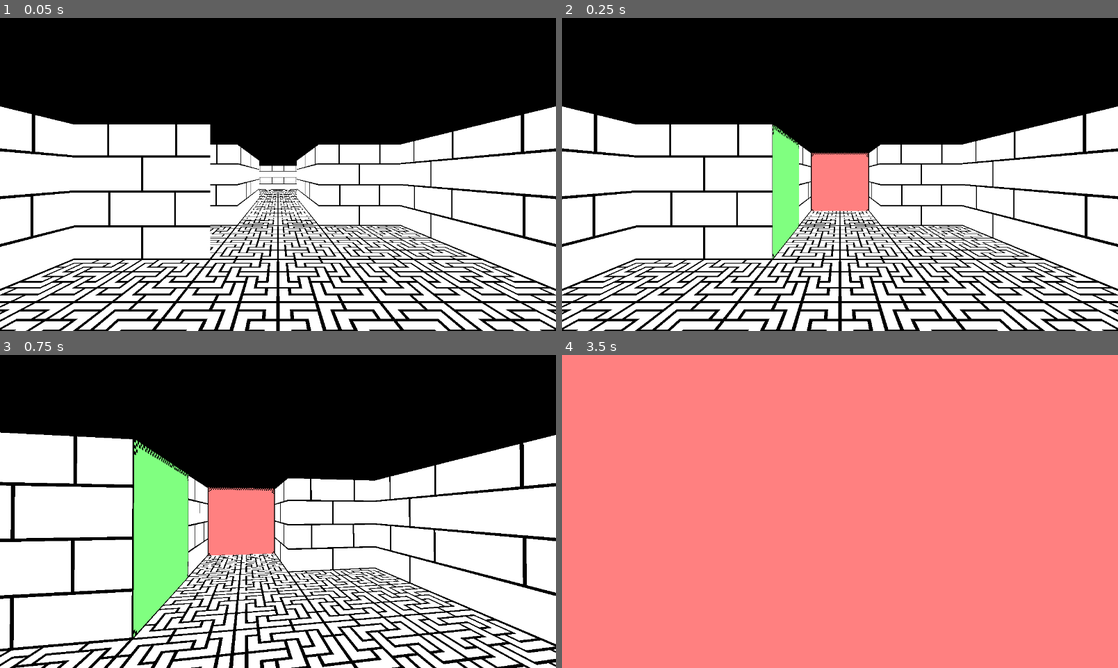
Above: before the commit, frames 1-4 (two rows, left to right).
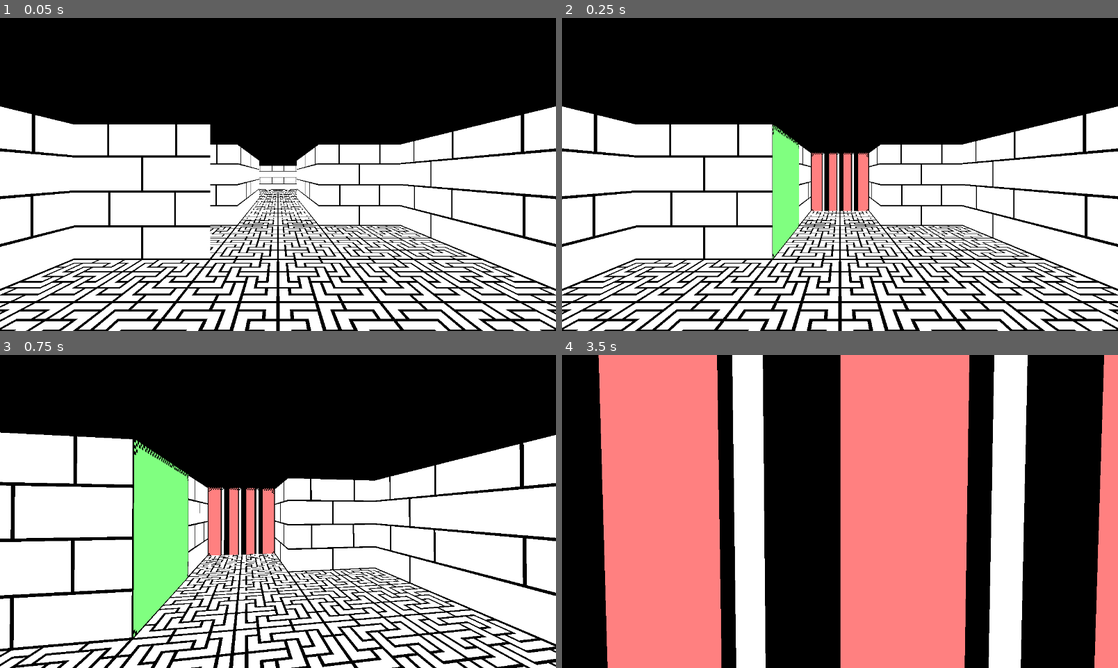
Above: after the commit, the same moments.

Repository: Juksuu/FGJ2026
Game: Godot game, scene res://scenes/juksu_testing.tscn
Same seed, same stepped clock (60 frames per second), same inputs: the game is played once before the commit and once after it.
Inputs (mouse positions are in pixels of both pictures, inside the frame that each line leads up to):
- Up to frame 1 (0.05 s): no input
- Up to frame 2 (0.25 s): no input
- Up to frame 3 (0.75 s): tap Enter at 0.5 s; move the mouse to (305, 511) at 0.52 s; hold W (move_forward) from 0.53 s (still down); right-click (305, 511) at 0.6 s
- Up to frame 4 (3.5 s): keep holding W (move_forward); click (867, 511) at 0.8 s; move the mouse to (812, 511) at 1.27 s; click (812, 511) at 1.35 s; right-click (812, 511) at 1.55 s; move the mouse to (851, 505) at 2.02 s; hold Mouse wheel down (inv_next) 2.03-2.78 s; click (851, 505) at 2.3 s; move the mouse to (834, 517) at 2.77 s; tap Q (inv_previous) at 2.85 s; right-click (834, 517) at 3.05 s

Frame 1 is identical in both runs. In frame 2, 0.8% of the frame differs, in the area x 46-54%, y 43-62%; in frame 3, 1.0%; in frame 4, 53%, in the area x 0-98%, y 0-100%.

Commit message:
Everything works

Diff:
--- a/level_data/level_0.json
+++ b/level_data/level_0.json
@@ -7,14 +7,15 @@
 		["#","#","#","#","#","#","#","#","#","#","#"]
 	],
 	"doors":[
-		{"from": [4,2], "to": [5,2], "keys": ["color_1"]},
+		{"from": [4,2], "to": [5,2], "keys": ["color_1", "culling"]},
 		{"from": [3,2], "to": [3,1], "keys": ["color_2"]},
 		{"from": [6,2], "to": [7,2], "keys": ["color_3"]}
 	],
 	"masks":[
 		{"pos": [3,1],"type": "chroma", "id": "color_1"},
 		{"pos": [5,2],"type": "chroma", "id": "color_3"},
-		{"pos": [1,1],"type": "chroma", "id": "color_2"}
+		{"pos": [1,1],"type": "chroma", "id": "color_2"},
+		{"pos": [1,3],"type": "culling", "id": "culling"}
 	],
 	"spawn": {"pos": [1,2], "direction": 2},
 	"goal": {"pos": [9,2]},
--- a/scripts/door.gd
+++ b/scripts/door.gd
@@ -5,6 +5,9 @@
 @onready var door = $SubViewport/DoorSprite
 
 var key_color = null;
+var cullable = false;
+var is_culled = false;
+
 signal apply_culling_mask()
 
 func _ready() -> void:
@@ -15,6 +18,7 @@
 	door.material.set_shader_parameter("color", color)
 
 func set_cullable() -> void:
+	cullable = true
 	door.set_region_rect(Rect2(640, 0, 128, 128))
 	door.material.set_shader_parameter("sheet_start", Vector2(640, 0))
 
@@ -27,7 +31,11 @@
 		$StaticBody3D.collision_layer = 1
 
 func set_culling_mask(emit = true) -> void:
-	print("gasdgas", self)
+	is_culled = true
 	door.material.set_shader_parameter("mask_texture", culling_texture)
 	if emit:
 		apply_culling_mask.emit()
+
+func has_been_culled() -> bool:
+	print("testing", cullable, is_culled)
+	return not cullable or is_culled
--- a/scripts/mapGenerator.gd
+++ b/scripts/mapGenerator.gd
@@ -81,6 +81,9 @@
 		player.connect("worn_a_mask", from_room.check_openness)
 		player.connect("worn_a_mask", to_room.check_openness)
 
+		player.connect("culling_mask_applied", from_room.check_openness)
+		player.connect("culling_mask_applied", to_room.check_openness)
+
 	#pickups
 	for i in level_data.masks.size():
 		if level_data.masks.size() == 0:
--- a/scripts/player.gd
+++ b/scripts/player.gd
@@ -6,11 +6,14 @@
 @onready var hud_image = $CanvasLayer/heldItem
 @onready var camera = $Yaw/Pitch/Camera3D
 
+signal culling_mask_applied()
+
 var yaw: float = 0
 var pitch: float = 0
 var rotation_speed: float = 0.03
 var held_masks = []
 var inv_index = 0
+var current_mask_id = null
 
 
 # Called when the node enters the scene tree for the first time.
@@ -101,10 +104,12 @@
 	var held_mask = held_masks[inv_index-1]
 	if held_mask.type == "chroma":
 		RenderingServer.global_shader_parameter_set("mask_color", Globals.COLOR_OPTIONS[held_mask.id])
+		current_mask_id = held_mask.id
 		worn_a_mask.emit(held_mask.id)
 
 func remove_mask() -> void:
 	RenderingServer.global_shader_parameter_set("mask_color", Vector4(1,1,1,1))
+	current_mask_id = null
 	worn_a_mask.emit(null)
 
 func cast_mask() -> void:
@@ -122,4 +127,5 @@
 		var parent = result.collider.get_parent()
 		if parent and parent.name == "Door":
 			parent.set_culling_mask()
-	pass
+		if current_mask_id:
+			culling_mask_applied.emit(current_mask_id)
--- a/scripts/room.gd
+++ b/scripts/room.gd
@@ -95,7 +95,7 @@
 	for door in doors:
 		if keys == null:
 			door.toggle_door(false)
-		elif Globals.COLOR_OPTIONS[keys] == door.key_color:
+		elif Globals.COLOR_OPTIONS[keys] == door.key_color and door.has_been_culled():
 			door.toggle_door(true)
 		else:
 			door.toggle_door(false)
